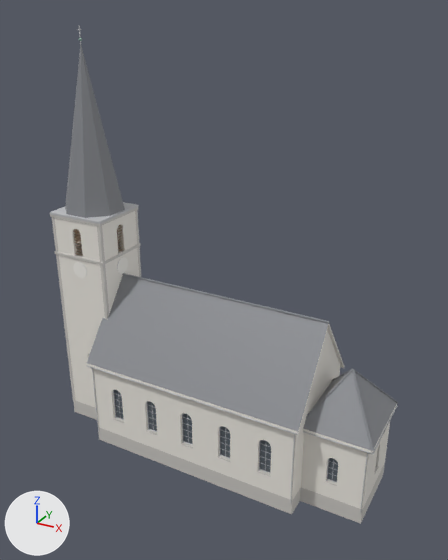
The glTF model app/assets/models/buildings/church_needle_l.glb as it was, and as the next commit left it.
Before and after are seen from a camera (50 mm lens) standing at (31.0, -54.3, 47.9) and looking at (1.0, 0.1, 20.7). Every picture has the same lights, and +X, +Y and +Z are marked at lower left. The picture after the commit comes second. Vertices at exactly the same position are counted once.

In view in the first picture: 'church_needle_l'.
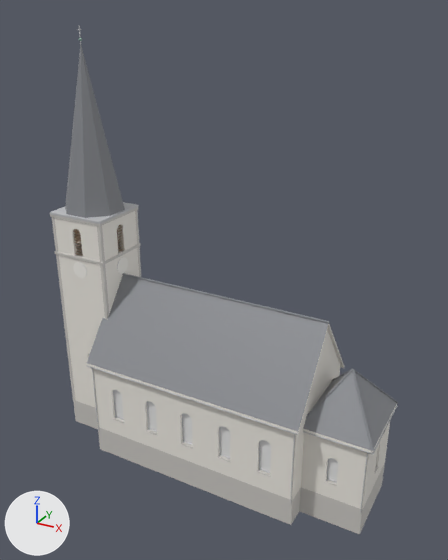
Diff of the bpy script that builds the scene:
```diff
--- a/app/assets/models/buildings/church_needle_l.glb.py
+++ b/app/assets/models/buildings/church_needle_l.glb.py
@@ mat_leaded @@
+mat_leaded = principled_material('leaded')
+mat_leaded.base_color = (0.8, 0.8, 0.8)  # white #e7e7e7
@@ me_church_needle_l @@
 # used by ob_church_needle_l; location = (0.0, 0.0, 0.0)
-me_church_needle_l.from_pydata(...)  # 2222 vertices, 2990 faces; spans x -20.2..20.3, y -7.1..7.1, z -1.5..46.2
+me_church_needle_l.from_pydata(...)  # 1650 vertices, 2132 faces; spans x -20.2..20.3, y -7.1..7.1, z -3.0..46.2
+# me_church_needle_l part 1: 65 loose pieces with 520 vertices, spanning x -16.4..19.4, y -6.2..6.2, z 2.5..7.9, are deleted
+# me_church_needle_l part 2: 32 faces spanning x -16.4..19.4, y -6.1..6.1, z 2.5..8.3 switch from mat_glass (greyish blue #505961) to mat_leaded (white #e7e7e7)
+# other edits to the shape of me_church_needle_l do not show in these pictures
 me_church_needle_l.materials.append(mat_clock)
```

Where the change shows, as pixel boxes [x1, y1, x2, y2] in the pictures (448 x 560 px):
'church_needle_l', reshaped
    before: [50, 25, 398, 524]
    after: [50, 25, 398, 534]
part 1 of me_church_needle_l, deleted (mostly hidden)
    before: [114, 391, 338, 479]
part 2 of me_church_needle_l, recoloured
    both: [114, 390, 338, 482]
